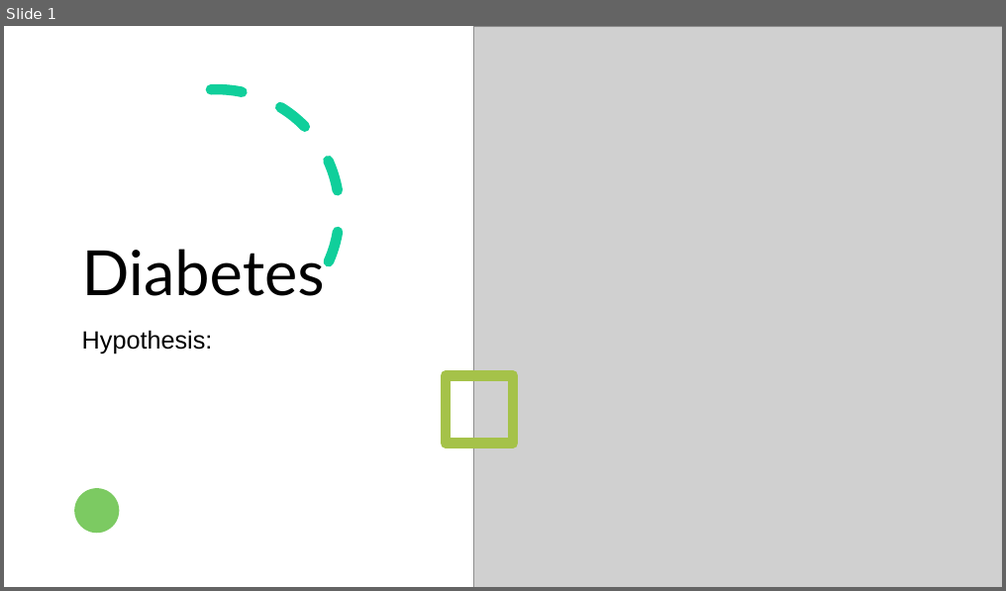
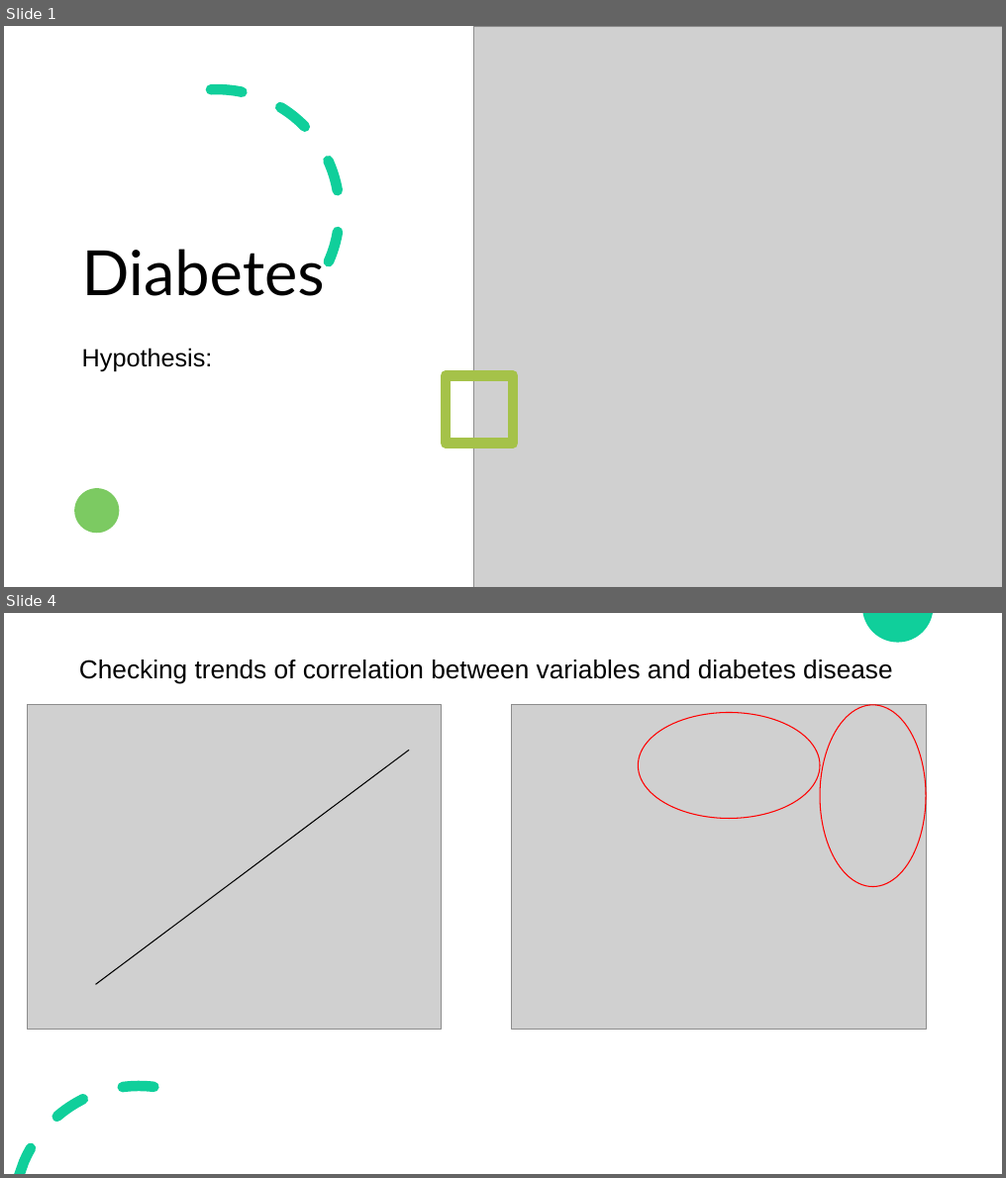
Before and after one commit to HienTruong89/Data_science, a slide deck: machine learning/Diabetes_results.pptx. Shown one above the other, each under a label of ours: slide 1 before the commit, slides 1 and 4 after it; the slides between them are not shown. The pictures are 1006x591 and 1006x1178 pixels, drawn with LibreOffice and Linux fonts; fonts in the diff are those of the drawing; grey boxes stand for pictures. Boxes give left, top, right and bottom in pixels: in the first picture for what was removed or moved away, otherwise in the second. Text is boxed around its words. In the diff, an @@ line names an element or a change of style, - is before the commit and + after.

Commit message:
update diabete

```diff
--- a/machine learning/Diabetes_results.pptx
+++ b/machine learning/Diabetes_results.pptx
@@ slide 4 added at [4, 613, 1002, 1174], background #FFFFFF @@
@@ freeform shape added at [863, 613, 933, 642], fill #10CF9B @@
@@ text added at [79, 660, 892, 684], 25 pt, text #000000 @@
+Checking trends of correlation between variables and diabetes disease
@@ picture added at [27, 705, 442, 1030] @@
@@ picture added at [512, 705, 926, 1030] @@
@@ ellipse added at [639, 712, 821, 819], outline #FF0000 1 pt @@
@@ ellipse added at [820, 705, 927, 887], outline #FF0000 1 pt @@
@@ line added from (95, 985) to (409, 750), #000000 1 pt @@
@@ freeform shape added at [15, 1081, 159, 1174], fill #10CF9B @@
@@ slide 1 changed as well @@
@@ subtitle "Hypothesis:": place and size @@
-subtitle "Hypothesis:" at [82, 330, 213, 354]
+subtitle "Hypothesis:" at [82, 348, 213, 372]
```
Also in this commit, not shown: 4 other slides added, 2 slides removed, 1 other file.
